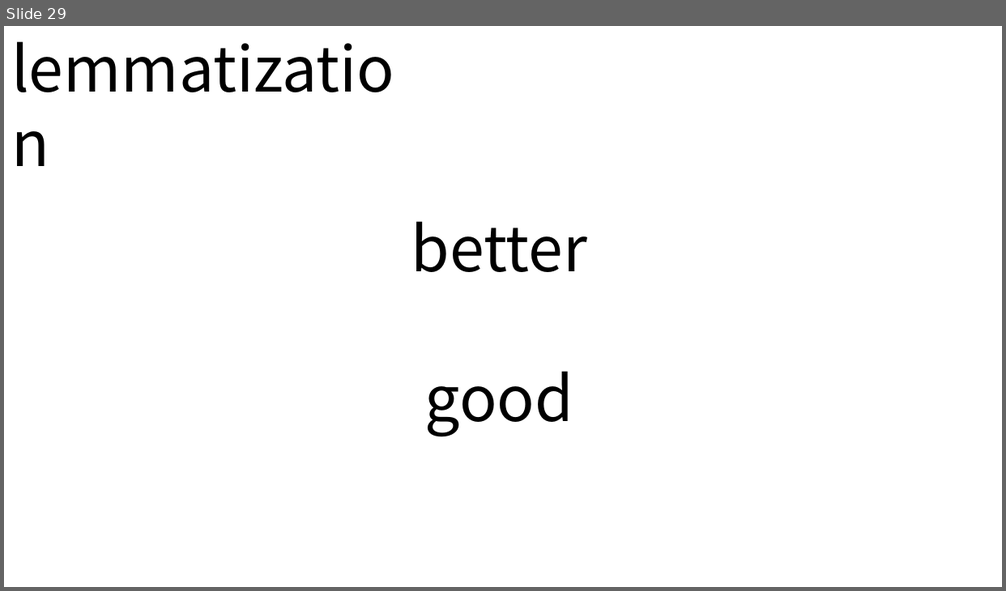
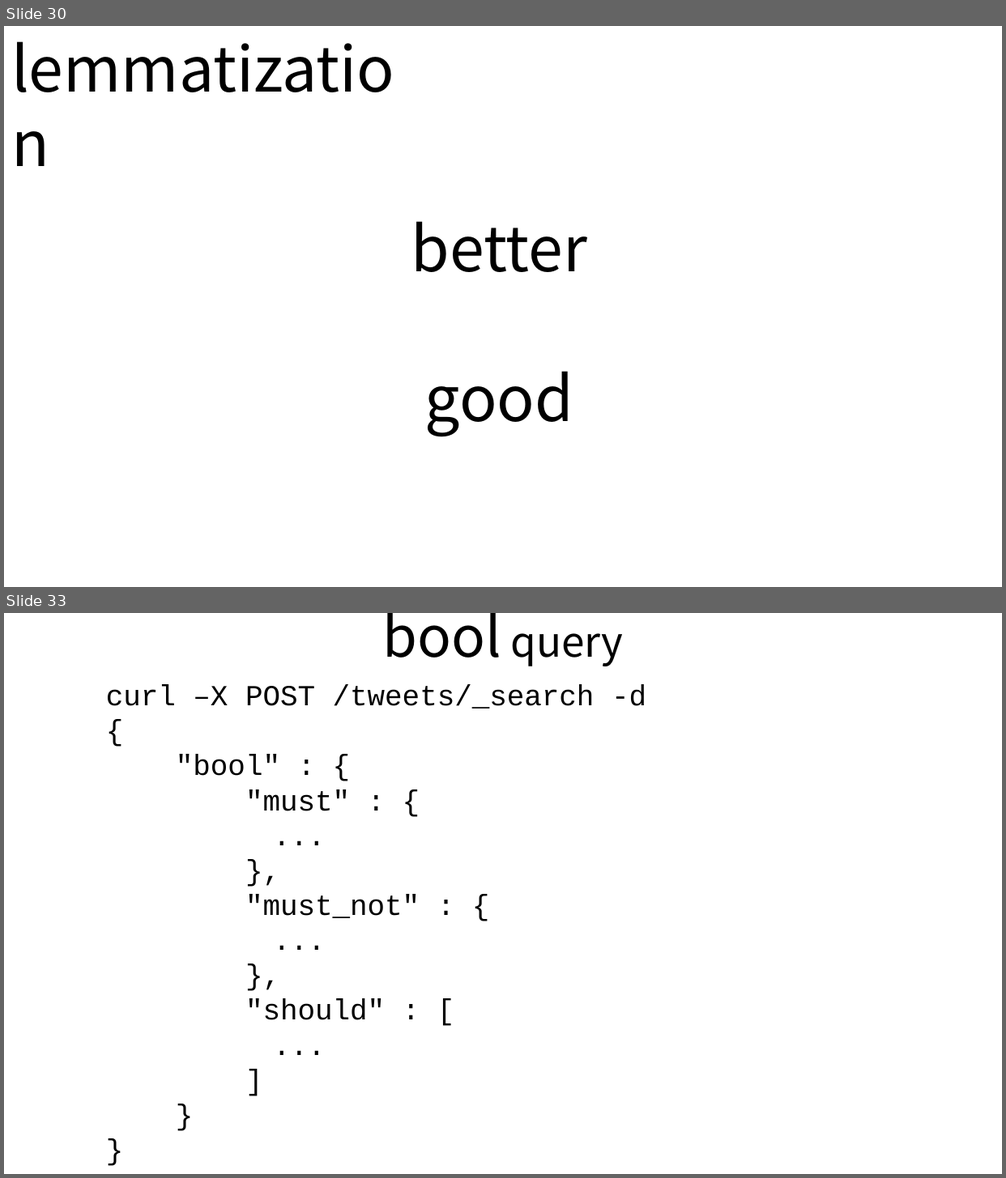
Before and after one commit to andypryor/start_your_search_engines, a slide deck: start_search_engines.pptx. Shown one above the other, each under a label of ours: slide 29 before the commit, slides 30 and 33 after it; the slides between them are not shown. The pictures are 1006x591 and 1006x1178 pixels, drawn with LibreOffice and Linux fonts; fonts in the diff are those of the drawing. Boxes give left, top, right and bottom in pixels: in the first picture for what was removed or moved away, otherwise in the second. Text is boxed around its words. In the diff, an @@ line names an element or a change of style, - is before the commit and + after.

```diff
--- a/start_search_engines.pptx
+++ b/start_search_engines.pptx
@@ slide 33 added at (4,613,1002,1174), background #FFFFFF @@
@@ text added at (382,613,623,666), 40 pt, text #000000 @@
+bool query
@@ table added at (92,673,182,703), 1 rows, 1 columns @@
+
@@ text added at (106,685,646,1020), 28 pt, text #000000 @@
+curl –X POST /tweets/_search -d
+{
+"bool" : {
+"must" : {
+...
+},
+"must_not" : {
+...
+},
+"should" : [
+...
+]
+}
+}
@@ what was slide 29 is now slide 30 @@
```
Also in this commit, not shown: 4 slides changed, 6 other slides added, 5 slides removed.
